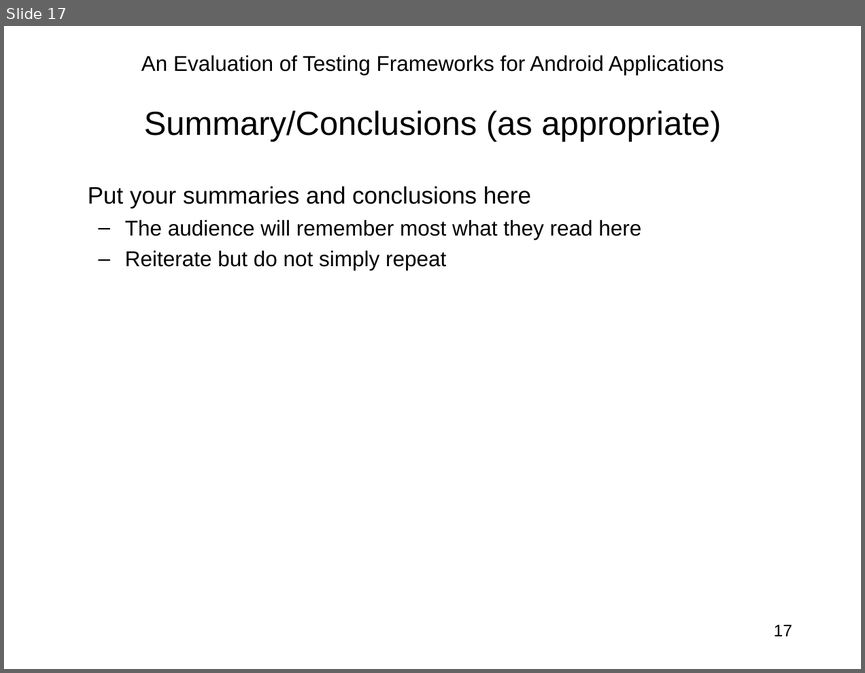
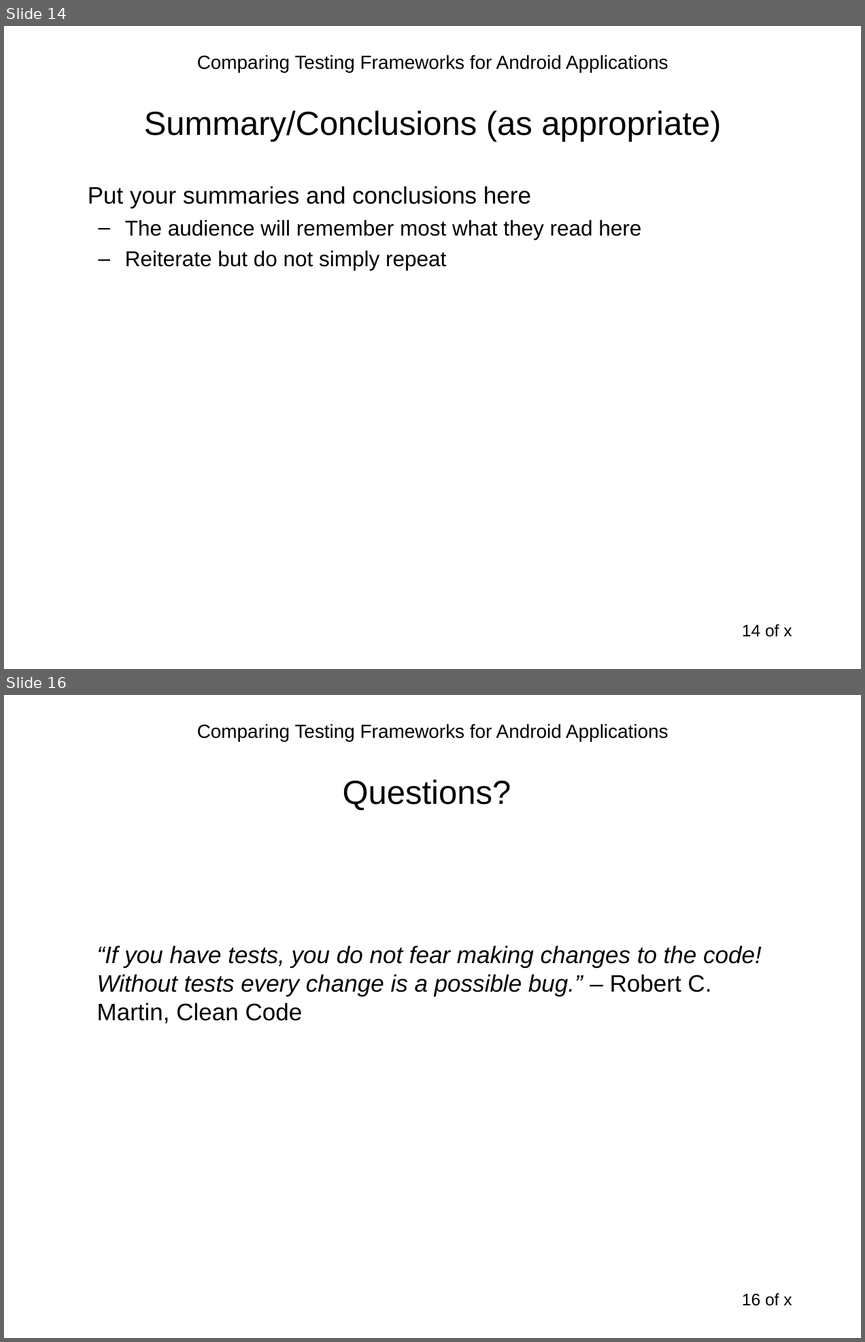
Before and after one commit to sahiljain/tpm, a slide deck: s44jain_tpm.ppt. Shown one above the other, each under a label of ours: slide 17 before the commit, slides 14 and 16 after it; the slides between them are not shown. The pictures are 865x673 and 865x1342 pixels, drawn with LibreOffice and Linux fonts; fonts in the diff are those of the drawing. Boxes give left, top, right and bottom in pixels: in the first picture for what was removed or moved away, otherwise in the second. Text is boxed around its words. In the diff, an @@ line names an element or a change of style, - is before the commit and + after.

```diff
--- a/s44jain_tpm.ppt
+++ b/s44jain_tpm.ppt
@@ slide 16 added at bbox=[4, 695, 861, 1338], background #FFFFFF; not listed: 2 template elements that a slide beside it also shows @@
@@ title added at bbox=[343, 779, 511, 811], 28 pt, text #000000 @@
+Questions?
@@ text added at bbox=[97, 945, 762, 1023], 20 pt, text #000000, italic @@
+“If you have tests, you do not fear making changes to the code! Without tests every change is a possible bug.” – Robert C. Martin, Clean Code
@@ what was slide 17 is now slide 14 @@
@@ slide 14 changed as well @@
@@ text at bbox=[197, 55, 668, 72]: text changed; size 18 to 16 pt @@
-An Evaluation of Testing Frameworks for Android Applications
+Comparing Testing Frameworks for Android Applications
@@ page number added at bbox=[742, 624, 791, 637], 14 pt, text #000000 @@
+14 of x
@@ page number removed at bbox=[774, 624, 792, 636] @@
-17
```
Also in this commit, not shown: 2 other slides changed, 12 other slides added, 15 slides removed.
